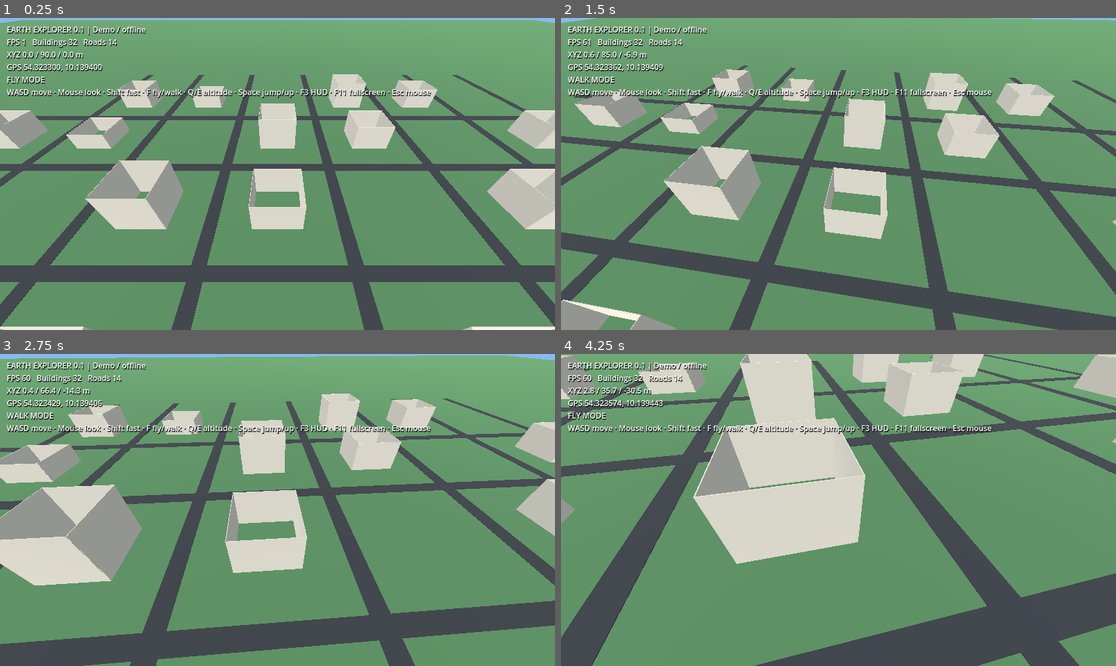
Above: before the commit, frames 1-4 (two rows, left to right).
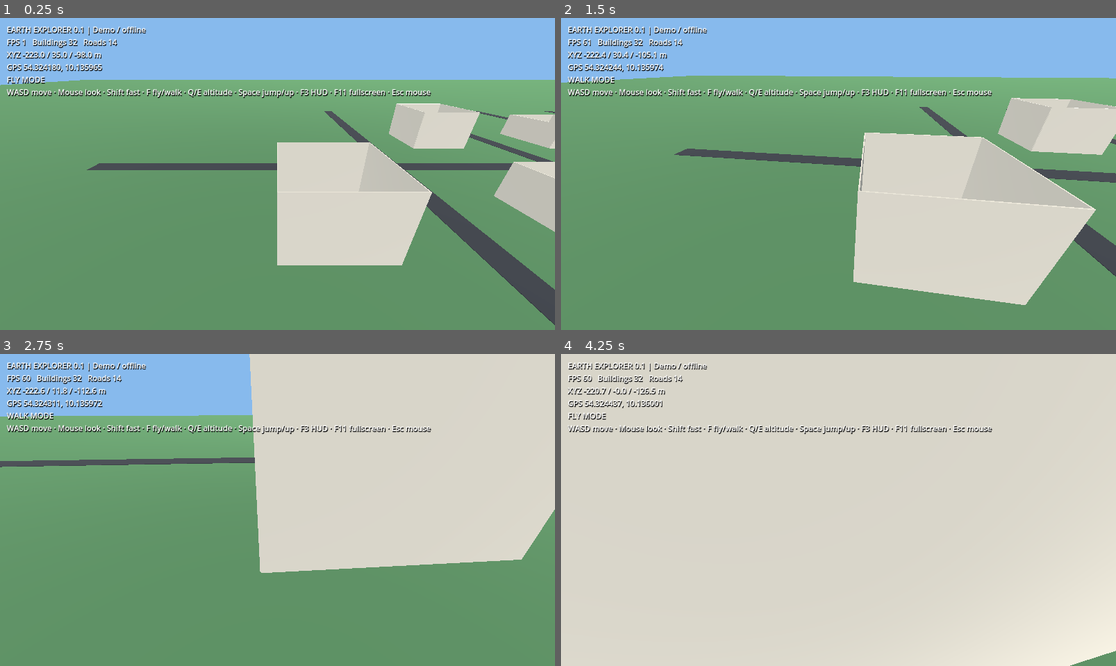
Above: after the commit, the same moments.

Repository: maguh1488/EarthExplorer
Game: Godot game, scene res://scenes/main.tscn
Two runs of this game, one before a commit and one after it. Both use one fixed random seed, a clock stepped at 60 frames per second and the inputs below.
Inputs (mouse positions are in pixels of both pictures, inside the frame that each line leads up to):
- Up to frame 1 (0.25 s): no input
- Up to frame 2 (1.5 s): tap Enter at 0.5 s; move the mouse to (866, 174) at 0.52 s; hold W from 0.53 s (still down); tap F at 0.6 s; tap Space at 0.77 s; move the mouse to (810, 174) at 1.27 s; tap Shift at 1.35 s
- Up to frame 3 (2.75 s): keep holding W; tap Space at 1.52 s; move the mouse to (288, 503) at 2.02 s; hold E from 2.03 s (still down)
- Up to frame 4 (4.25 s): keep holding W; move the mouse to (832, 516) at 2.77 s; release E at 2.78 s; tap Q at 2.85 s; tap Space at 3.02, 3.77 s; move the mouse to (877, 513) at 3.52 s; tap F at 3.6 s

The runs differ from the first frame. In frame 1, 52% of the frame differs, in the area x 0-100%, y 0-100%; in frame 2, 60%; in frame 3, 62%; in frame 4, 83%.

Commit message:
debug: spawn at first imported building and add visible red diagnostic tower

Diff:
--- a/scripts/main.gd
+++ b/scripts/main.gd
@@ -11,6 +11,8 @@
 var building_count := 0
 var road_count := 0
 var source_label := "Demo / offline"
+var first_building_position := Vector3.ZERO
+var has_building := false
 
 func _ready() -> void:
     _setup_lighting()
@@ -27,6 +29,16 @@
             _demo()
     else:
         _demo()
+    _add_diagnostic_marker()
+    if has_building:
+        player.global_position = first_building_position + Vector3(0, 35, 55)
+        player.rotation.y = 0.0
+        player.pivot.rotation.x = -0.48
+
+func _add_diagnostic_marker() -> void:
+    # Unmistakable geometry in the camera view; verifies mesh rendering.
+    _box(self, player.global_position + Vector3(0, -15, -25), Vector3(12, 30, 12), Color(1, 0.05, 0.05), true)
+    print("EARTH EXPLORER: diagnostic red tower created; first building=", first_building_position, " loaded=", building_count)
 
 func _unhandled_input(event: InputEvent) -> void:
     if event is InputEventKey and event.pressed and not event.echo:
@@ -140,6 +152,9 @@
     # Wall geometry is robust for concave footprints; roofing comes later.
     for i in range(points.size()):
         _segment(points[i], points[(i + 1) % points.size()], height * 0.5, 0.22, Color(0.78, 0.75, 0.69), true)
+    if not has_building:
+        first_building_position = points[0]
+        has_building = true
     building_count += 1
 
 func _demo() -> void:
